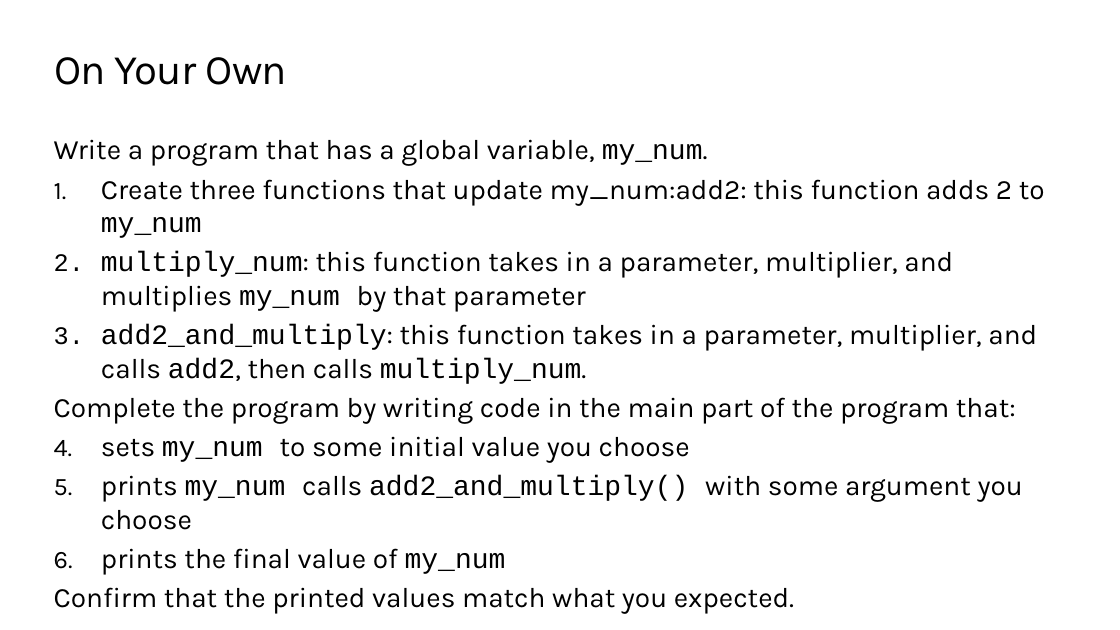
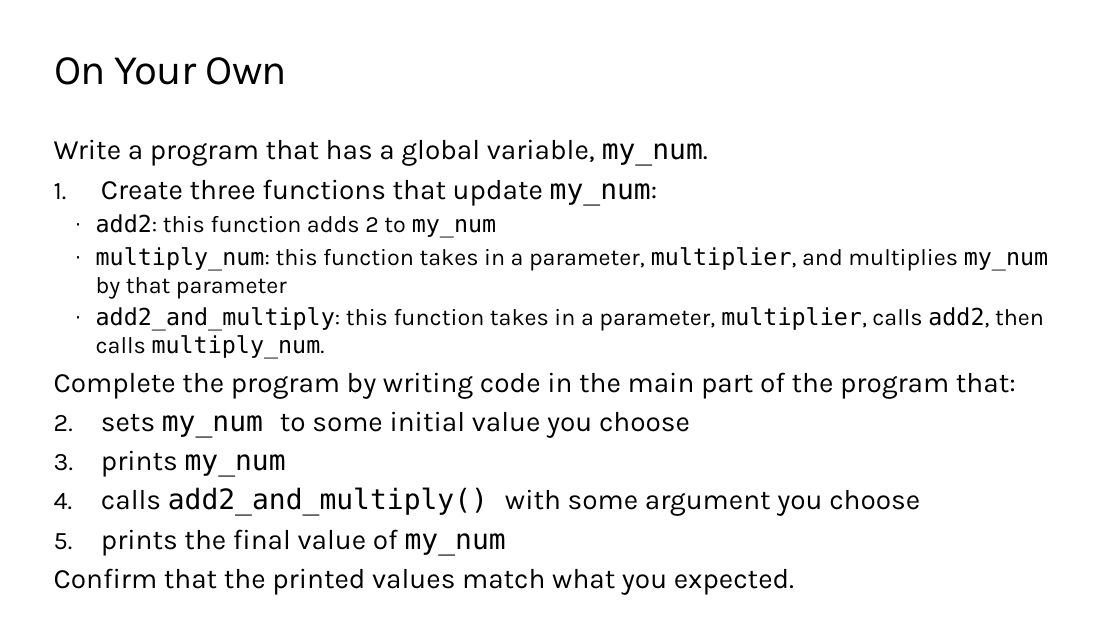
Before and after one commit to TEALSK12/2nd-semester-introduction-to-computer-science, a slide deck: slide 15 of docs/units/3_unit/slidedecks/Intro Python 3.04 TEALS.pptx. Drawn at 1120x630 pixels with LibreOffice and Linux fonts; fonts in the diff are those of the drawing; background and template pictures are left out. Boxes give left, top, right and bottom in pixels: in the first picture for what was removed or moved away, otherwise in the second. Text is boxed around its words. In the diff, an @@ line names an element or a change of style, - is before the commit and + after.

```diff
--- a/docs/units/3_unit/slidedecks/Intro Python 3.04 TEALS.pptx
+++ b/docs/units/3_unit/slidedecks/Intro Python 3.04 TEALS.pptx
@@ text at [54,139,1048,555]: font Courier New to DejaVu Sans Mono in "my_num.", "multiply_num: my_num", "my_num", "my_num"; size 24 to 20 pt in "multiply_num: this function takes in a parameter, ..."; font Karla to DejaVu Sans Mono in "multiplier,"; bullet 1. to ·; list level 1 to 2 in "multiply_num: this function takes in ..." @@
@@ text at [96,179,658,238]: text changed @@
-1. Create three functions that update my_num:add2: this function adds 2 to my_num
+1. Create three functions that update my_num:
+  · add2: this function adds 2 to my_num
@@ text at [96,307,1044,359]: text changed; size 24 to 20 pt @@
-3. add2_and_multiply: this function takes in a parameter, multiplier, and calls add2, then calls multiply_num.
+  · add2_and_multiply: this function takes in a parameter, multiplier, calls add2, then calls multiply_num.
@@ text at [101,450,920,516]: text changed @@
-2. prints my_num calls add2_and_multiply() with some argument you choose
+2. prints my_num
+3. calls add2_and_multiply() with some argument you choose
```
Also in this commit, not shown: 13 other slides changed, 18 other files.
